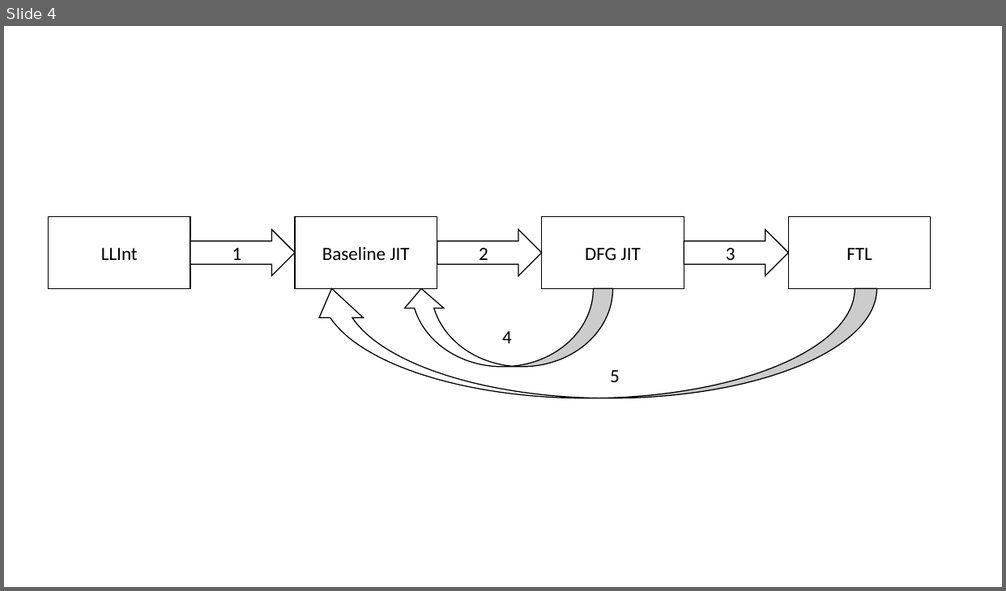
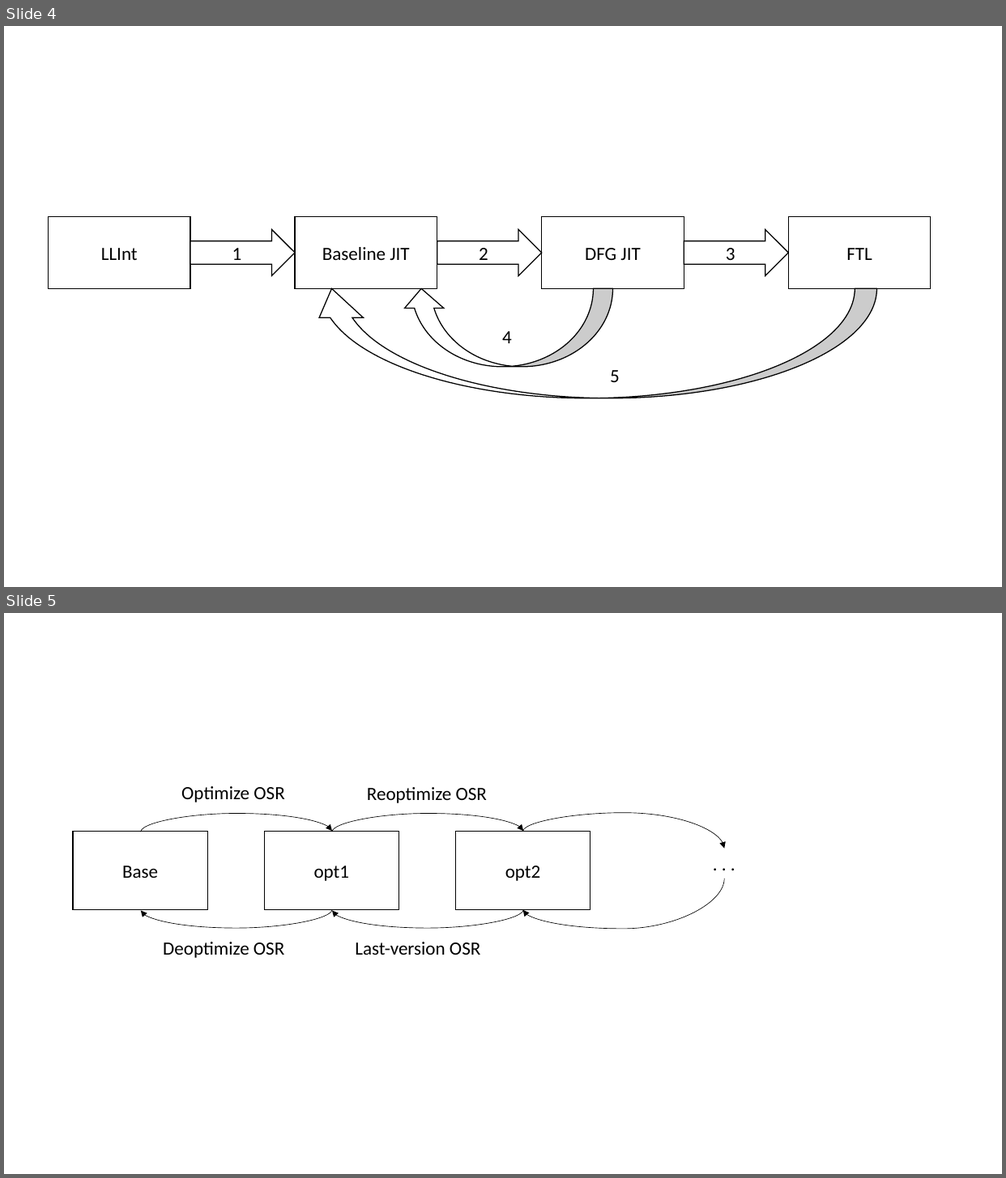
Before and after one commit to aghosn/master-thesis, a slide deck: MasterThesis/Figures/holzle.pptx. Shown one above the other, each under a label of ours: slide 4 before the commit, slides 4 and 5 after it. The pictures are 1006x591 and 1006x1178 pixels, drawn with LibreOffice and Linux fonts; fonts in the diff are those of the drawing. Boxes give left, top, right and bottom in pixels: in the first picture for what was removed or moved away, otherwise in the second. Text is boxed around its words. In the diff, an @@ line names an element or a change of style, - is before the commit and + after.

```diff
--- a/MasterThesis/Figures/holzle.pptx
+++ b/MasterThesis/Figures/holzle.pptx
@@ slide 5 added at (x1=4, y1=613, x2=1002, y2=1174), background #FFFFFF @@
@@ text added at (x1=181, y1=786, x2=284, y2=803), 18 pt, text #000000 @@
+Optimize OSR
@@ text added at (x1=367, y1=787, x2=487, y2=803), 18 pt, text #000000 @@
+Reoptimize OSR
@@ curved arrow added from (141, 833) to (332, 831), #000000 0.5 pt @@
@@ curved arrow added from (332, 833) to (523, 831), #000000 0.5 pt @@
@@ curved arrow added from (522, 832) to (724, 849), #000000 0.5 pt @@
@@ rectangle added at (x1=73, y1=832, x2=207, y2=910), fill #FFFFFF, outline #000000 1 pt, 18 pt, text #000000 @@
+Base
@@ rectangle added at (x1=265, y1=832, x2=399, y2=910), fill #FFFFFF, outline #000000 1 pt, 18 pt, text #000000 @@
+opt1
@@ rectangle added at (x1=455, y1=832, x2=590, y2=910), fill #FFFFFF, outline #000000 1 pt, 18 pt, text #000000 @@
+opt2
@@ rectangle added at (x1=705, y1=849, x2=744, y2=879), fill #FFFFFF, outline #FFFFFF 0.75 pt, 18 pt, text #000000 @@
+. . .
@@ curved arrow added from (724, 879) to (522, 910), #000000 0.5 pt @@
@@ curved arrow added from (332, 909) to (141, 911), #000000 0.5 pt @@
@@ curved arrow added from (523, 909) to (332, 911), #000000 0.5 pt @@
@@ text added at (x1=163, y1=942, x2=284, y2=958), 18 pt, text #000000 @@
+Deoptimize OSR
@@ text added at (x1=355, y1=942, x2=480, y2=955), 18 pt, text #000000 @@
+Last-version OSR
```
Also in this commit, not shown: 4 other slides added, 14 other files.
